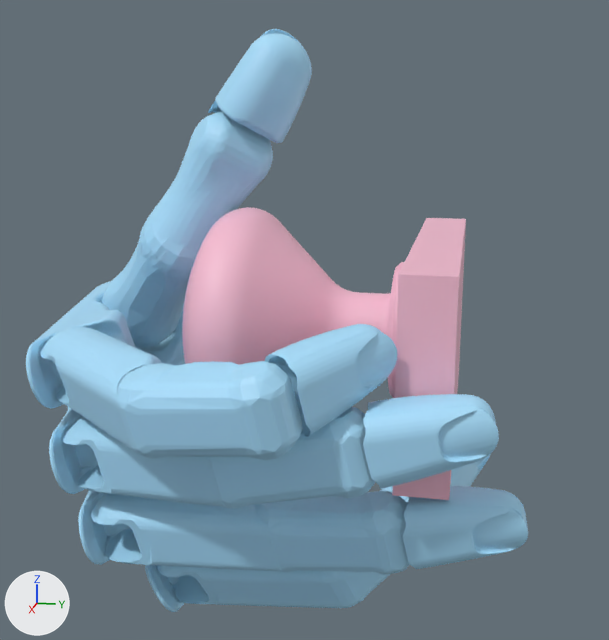
Two versions of the glTF model static/data/3dmodel/ShadowHand/contactdb+door_knob/1.glb, one commit apart.
One viewpoint serves both versions: a camera (50 mm lens) standing at (0.224, 0.029, 0.058) and looking at (-0.022, -0.021, -0.004). Arrows for +X, +Y and +Z are at lower left; the lights stay in place. Where no turn or scale is listed for an object, it has been applied to the vertices.

In view in the first picture: 'geometry_0'.
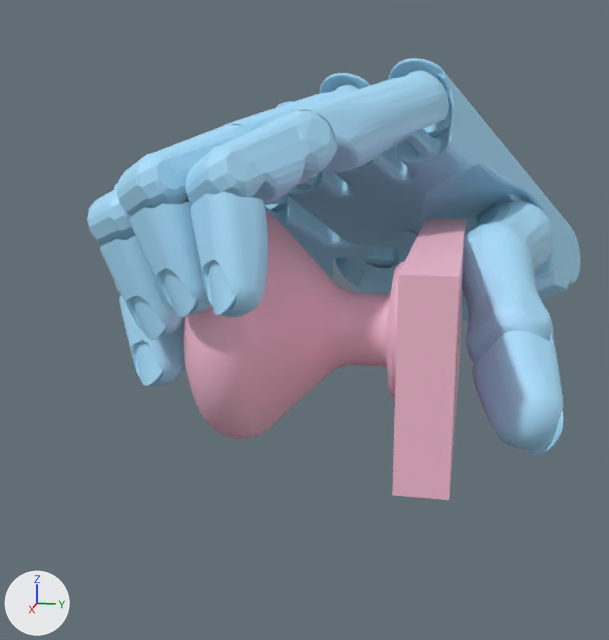
Location of each change, [x1, y1, x2, y2] in pixels of the pictures (609 x 640 px; the box of a moved part takes in the faces that stretch with it):
'geometry_0', reshaped: before [26, 29, 528, 612]; after [87, 58, 580, 500]
part 1 of me_geometry_0, added (blue): after [276, 58, 580, 287]
part 2 of me_geometry_0, moved or reshaped: before [171, 344, 185, 366]; after [358, 230, 570, 321]
part 3 of me_geometry_0, moved or reshaped: before [40, 327, 162, 450]; after [293, 71, 449, 172]
part 4 of me_geometry_0, moved or reshaped: before [116, 361, 303, 460]; after [185, 110, 337, 204]
part 5 of me_geometry_0, moved or reshaped: before [265, 324, 397, 437]; after [190, 192, 268, 317]
part 6 of me_geometry_0, moved or reshaped: before [204, 407, 376, 509]; after [117, 124, 252, 216]
part 7 of me_geometry_0, moved or reshaped: before [145, 565, 184, 612]; after [264, 194, 388, 280]
part 8 of me_geometry_0, added (blue): after [463, 200, 553, 272]
part 9 of me_geometry_0, added (blue): after [462, 223, 553, 365]
part 10 of me_geometry_0, added (blue): after [472, 331, 564, 455]
part 11 of me_geometry_0, deleted (blue): before [63, 394, 528, 608]
part 12 of me_geometry_0, moved or reshaped: before [26, 29, 312, 565]; after [87, 85, 358, 387]

Patch to the scene script:
```diff
--- a/static/data/3dmodel/ShadowHand/contactdb+door_knob/1.glb.py
+++ b/static/data/3dmodel/ShadowHand/contactdb+door_knob/1.glb.py
@@ me_geometry_0 @@
-me_geometry_0.from_pydata(...)  # 31606 vertices, 62874 faces; spans x -0.076..0.08, y -0.105..0.044, z -0.083..0.08
+me_geometry_0.from_pydata(...)  # 31606 vertices, 62874 faces; spans x -0.125..0.05, y -0.076..0.067, z -0.032..0.073
+# me_geometry_0 part 1: the loose piece of 3477 vertices spanning x -0.069..0.049, y -0.105..-0.047, z -0.081..0.006 is copied, and the copy is multiplied about its middle by the matrix ((0.511, 0.647, 0.566), (-0.432, -0.375, 0.82), (0.743, -0.663, 0.088)), then moved by (-0.06, 0.081, 0.066); it spans x -0.125..-0.015, y -0.036..0.067, z -0.02..0.073
+# me_geometry_0 part 2: the loose piece of 2386 vertices spanning x -0.063..-0.009, y -0.085..-0.055, z -0.075..0.004 is multiplied about its middle by the matrix ((0.511, 0.647, 0.566), (-0.432, -0.375, 0.82), (0.743, -0.663, 0.088)), then moved by (-0.042, 0.086, 0.041)
+# me_geometry_0 part 3: the loose piece of 549 vertices spanning x 0.026..0.073, y -0.076..-0.027, z -0.014..0.007 is multiplied about its middle by the matrix ((0.573, 0.513, 0.639), (-0.618, -0.241, 0.748), (0.538, -0.824, 0.179)), then moved by (-0.055, 0.049, 0.058)
+# me_geometry_0 part 4: the loose piece of 224 vertices spanning x 0.057..0.08, y -0.043..-0.003, z -0.012..0.011 is multiplied about its middle by the matrix ((0.255, 0.646, 0.72), (-0.508, -0.544, 0.668), (0.823, -0.536, 0.19)), then moved by (-0.046, 0.001, 0.046)
+# me_geometry_0 part 5: the loose piece of 2529 vertices spanning x 0.048..0.074, y -0.012..0.014, z -0.005..0.015 is multiplied about its middle by the matrix ((0.303, 0.636, 0.71), (-0.532, -0.505, 0.68), (0.791, -0.584, 0.185)), then moved by (-0.021, -0.027, 0.023)
+# me_geometry_0 part 6: the loose piece of 224 vertices spanning x 0.048..0.066, y -0.029..0.012, z -0.027..-0.002 is multiplied about its middle by the matrix ((0.078, 0.672, 0.736), (-0.446, -0.637, 0.629), (0.892, -0.377, 0.25)), then moved by (-0.038, -0.032, 0.057)
+# me_geometry_0 part 7: the loose piece of 746 vertices spanning x -0.034..0.033, y -0.08..-0.035, z -0.083..-0.044 is multiplied about its middle by the matrix ((0.467, 0.624, 0.626), (-0.39, -0.49, 0.78), (0.793, -0.609, 0.015)), then moved by (-0.068, 0.031, 0.087)
+# me_geometry_0 part 8: the loose piece of 207 vertices spanning x -0.043..0.0, y -0.09..-0.045, z -0.017..0.032 is copied, and the copy is multiplied about its middle by the matrix ((0.479, 0.389, 0.787), (-0.395, -0.705, 0.589), (0.784, -0.593, -0.183)), then moved by (-0.023, 0.106, 0.009); it spans x -0.075..-0.014, y 0.024..0.054, z 0.004..0.03
+# me_geometry_0 part 9: the loose piece of 633 vertices spanning x -0.022..0.001, y -0.068..-0.028, z 0.01..0.058 is copied, and the copy is multiplied about its middle by the matrix ((0.512, 0.4, 0.76), (-0.39, -0.68, 0.621), (0.765, -0.614, -0.193)), then moved by (-0.001, 0.085, -0.026); it spans x -0.036..0.013, y 0.024..0.05, z -0.011..0.027
+# me_geometry_0 part 10: the loose piece of 2380 vertices spanning x -0.02..0.001, y -0.046..-0.017, z 0.049..0.08 is copied, and the copy is multiplied about its middle by the matrix ((0.489, 0.393, 0.779), (-0.394, -0.697, 0.599), (0.778, -0.6, -0.186)), then moved by (0.029, 0.075, -0.072); it spans x 0.002..0.034, y 0.03..0.051, z -0.022..0.006
+# me_geometry_0 part 11: 9 loose pieces with 9844 vertices, spanning x -0.006..0.065, y -0.07..0.044, z -0.075..0.001, are deleted
+# me_geometry_0 part 12: 34 vertices moved within x -0.013..0.03, y -0.063..-0.023, z -0.015..0.06; 6671 vertices removed from x -0.069..0.049, y -0.105..-0.017, z -0.081..0.08; 9818 vertices added at x -0.06..0.04, y -0.076..-0.001, z -0.016..0.066
 me_geometry_0.materials.append(mat_defaultmaterial)
```
